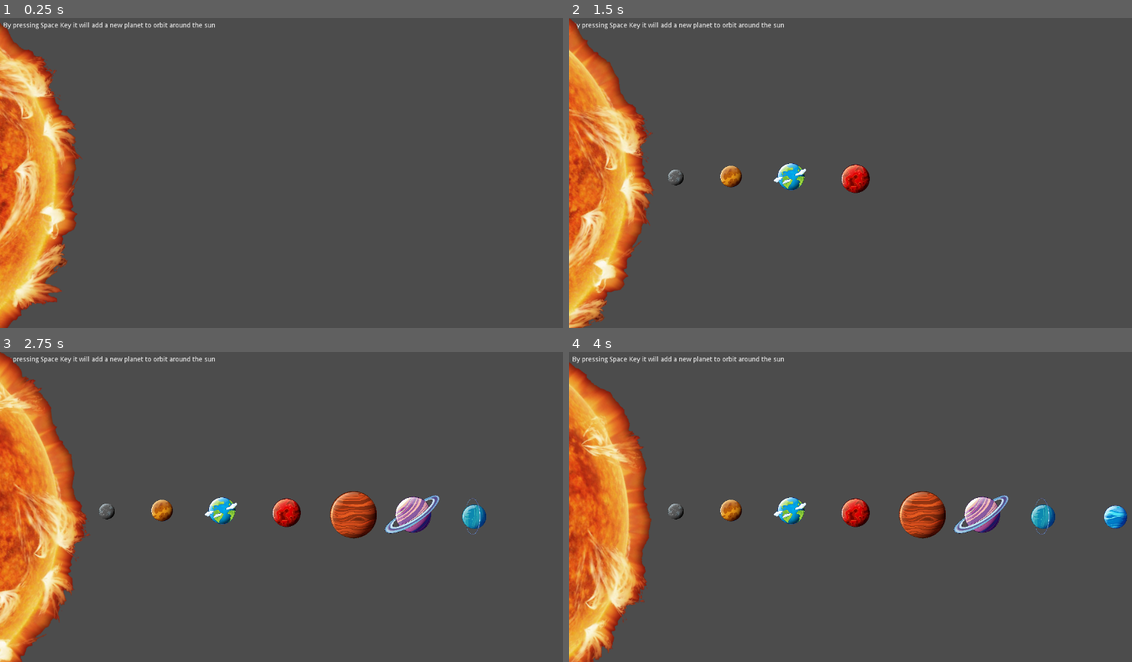
Above: before the commit, frames 1-4 (two rows, left to right).
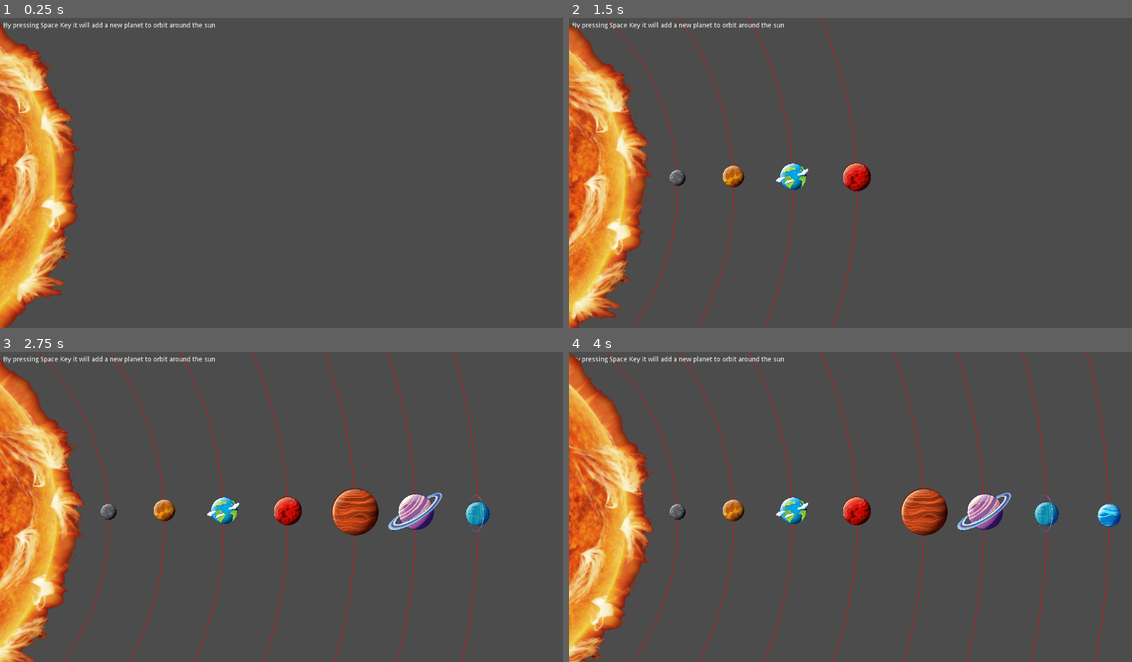
Above: after the commit, the same moments.

Repository: ncdev2015/SolarSystem-Godot
Game: Godot game, scene res://main/main.tscn
Two runs of this game, one before a commit and one after it. Both use one fixed random seed, a clock stepped at 60 frames per second and the inputs below.
Inputs:
- Up to frame 1 (0.25 s): no input
- Up to frame 2 (1.5 s): tap Enter at 0.5 s; tap Space at 0.6, 0.77, 1.07, 1.35 s
- Up to frame 3 (2.75 s): tap Space at 1.52, 1.82, 2.1 s
- Up to frame 4 (4 s): tap Space at 2.85, 3.02, 3.32, 3.6, 3.77 s

The runs differ from the first frame. In frame 1, 4.6% of the frame differs, in the area x 0-15%, y 2-100%; in frame 2, 8.5%; in frame 3, 11%; in frame 4, 11%, in the area x 0-100%, y 0-100%.
Error after the commit: Invalid get index 'planet' (on base: 'Nil'). (res://main/main.gd:56)

Commit message:
Updated: orbits for each planet

Diff:
--- a/main/main.gd
+++ b/main/main.gd
@@ -2,7 +2,7 @@
 
 var planets: Array
 var positions: Array
-var planets_to_rotate: Array
+var planets_in_scene: Array
 
 var mercury = preload("res://planets/mercury.tscn")
 var venus = preload("res://planets/venus.tscn")
@@ -13,54 +13,68 @@
 var neptune = preload("res://planets/neptune.tscn")
 var uranus = preload("res://planets/uranus.tscn")
 
-var sun_rotation_velocity = 0.25
+var sun_rotation_velocity = 0.1
+
+func draw_circle_arc(center, radius, angle_from, angle_to, color):
+	var nb_points = 200
+	var points_arc = PoolVector2Array()
+
+	for i in range(nb_points + 1):
+		var angle_point = deg2rad(angle_from + i * (angle_to-angle_from) / nb_points - 90)
+		points_arc.push_back(center + Vector2(cos(angle_point), sin(angle_point)) * radius)
+
+	for index_point in range(nb_points):
+		draw_line(points_arc[index_point], points_arc[index_point + 1], color)
+
+func draw_orbit(radius = 1000):
+	draw_circle_arc($Sun.position, radius, 0, 360, Color(1.0, 0.0, 0.0))
+
+func get_distance_to( pointA, pointB ):
+	return sqrt(pow(pointA.x-pointB.x, 2) + pow(pointA.y-pointB.y, 2))
 
 func _ready():
 	planets = [
-		mercury,
-		venus,
-		earth,
-		mars,
-		jupiter,
-		saturn,
-		neptune,
-		uranus
-	]
-
-	positions = [
-		$Planets/MercuryPosition,
-		$Planets/VenusPosition,
-		$Planets/EarthPosition,
-		$Planets/MarsPosition,
-		$Planets/JupiterPosition,
-		$Planets/SaturnPosition,
-		$Planets/NeptunePosition,
-		$Planets/UranusPosition
+		{ "planet": mercury, "position": $Postions/Mercury },
+		{ "planet": venus, "position": $Postions/Venus },
+		{ "planet": earth, "position": $Postions/Earth },
+		{ "planet": mars, "position": $Postions/Mars },
+		{ "planet": jupiter, "position": $Postions/Jupiter },
+		{ "planet": saturn, "position": $Postions/Saturn },
+		{ "planet": neptune, "position": $Postions/Neptune },
+		{ "planet": uranus, "position": $Postions/Uranus }
 	]
 
 func _process(delta):
 	$Sun.rotate(delta * sun_rotation_velocity)
-	for planet in planets_to_rotate:
-		# Add rotation
-		pass
+	update() # for update canvas per every frame
 
 func _unhandled_input(event):
 	if event is InputEventKey:
-		if event.pressed and event.scancode == KEY_SPACE and not event.echo:
-			var next_planet = get_next_planet()
-			if next_planet["planet"]:
-				add_planet_to_scene(next_planet)
+		if event.pressed:
+			if event.scancode == KEY_SPACE and not event.echo:
+				var next_planet = get_next_planet()
+				if next_planet["planet"]:
+					add_planet_to_scene(next_planet)
+
+			if event.scancode == KEY_ESCAPE:
+				get_tree().quit()
+
+func _draw():
+	for p in planets_in_scene:
+		draw_orbit(get_distance_to(p.position, $Sun.position))
 
 func get_next_planet():
-	return {
-		"planet": planets.pop_front(),
-		"position": positions.pop_front()
-	}
+	return planets.pop_front()
 
 func add_planet_to_scene(planet):
 	var instance = planet["planet"].instance()
+
+	# init planet
+	instance.scale = Vector2(.1,.1)
 	instance.position = planet["position"].position
-	instance.scale = Vector2(.1,.1)
+
+	# add orbit
+	planets_in_scene.append(instance)
+
+	# add to scene
 	add_child(instance)
-
-	planets_to_rotate.append(instance)
--- a/main/main.tscn
+++ b/main/main.tscn
@@ -1,10 +1,7 @@
-[gd_scene load_steps=4 format=2]
+[gd_scene load_steps=3 format=2]
 
 [ext_resource path="res://assets/sun.png" type="Texture" id=1]
 [ext_resource path="res://main/main.gd" type="Script" id=2]
-
-[sub_resource type="CircleShape2D" id=1]
-radius = 399.197
 
 [node name="Main" type="Node2D"]
 script = ExtResource( 2 )
@@ -20,33 +17,33 @@
 "_edit_use_anchors_": false
 }
 
-[node name="Planets" type="Node2D" parent="."]
+[node name="Postions" type="Node2D" parent="."]
 
-[node name="MercuryPosition" type="Position2D" parent="Planets"]
-position = Vector2( 223.643, 333.996 )
+[node name="Mercury" type="Position2D" parent="Postions"]
+position = Vector2( 227.239, 335.195 )
 
-[node name="VenusPosition" type="Position2D" parent="Planets"]
-position = Vector2( 339.569, 332.975 )
+[node name="Venus" type="Position2D" parent="Postions"]
+position = Vector2( 344.364, 332.975 )
 
-[node name="EarthPosition" type="Position2D" parent="Planets"]
-position = Vector2( 463.369, 332.485 )
+[node name="Earth" type="Position2D" parent="Postions"]
+position = Vector2( 468.164, 332.485 )
 
-[node name="MarsPosition" type="Position2D" parent="Planets"]
-position = Vector2( 600.143, 337.016 )
+[node name="Mars" type="Position2D" parent="Postions"]
+position = Vector2( 602.54, 333.42 )
 
-[node name="JupiterPosition" type="Position2D" parent="Planets"]
-position = Vector2( 740.034, 341.547 )
+[node name="Jupiter" type="Position2D" parent="Postions"]
+position = Vector2( 743.63, 335.554 )
 
-[node name="SaturnPosition" type="Position2D" parent="Planets"]
-position = Vector2( 863.224, 343.057 )
+[node name="Saturn" type="Position2D" parent="Postions"]
+position = Vector2( 869.217, 337.064 )
 
-[node name="NeptunePosition" type="Position2D" parent="Planets"]
-position = Vector2( 993.419, 344.567 )
+[node name="Neptune" type="Position2D" parent="Postions"]
+position = Vector2( 1000.61, 338.574 )
 
-[node name="UranusPosition" type="Position2D" parent="Planets"]
-position = Vector2( 1144.25, 346.077 )
+[node name="Uranus" type="Position2D" parent="Postions"]
+position = Vector2( 1131.06, 342.481 )
 
-[node name="Sun" type="Area2D" parent="."]
+[node name="Sun" type="Node2D" parent="."]
 position = Vector2( -270.531, 356.503 )
 __meta__ = {
 "_edit_group_": true
@@ -55,6 +52,3 @@
 [node name="Sprite" type="Sprite" parent="Sun"]
 scale = Vector2( 1.05566, 1.03699 )
 texture = ExtResource( 1 )
-
-[node name="CollisionShape2D" type="CollisionShape2D" parent="Sun"]
-shape = SubResource( 1 )
Binary file changed: assets/example_1.png
Binary file changed: assets/example_2.png
